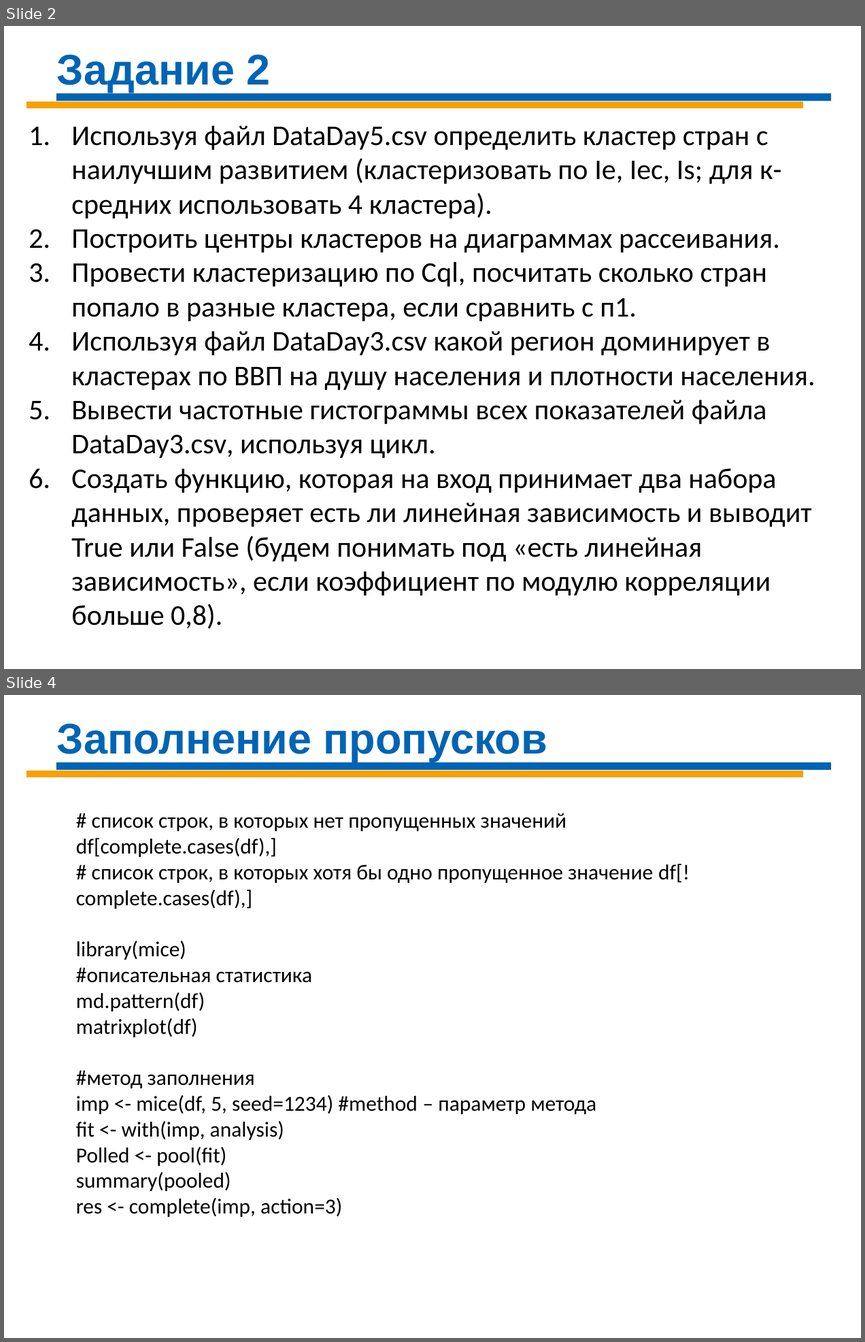
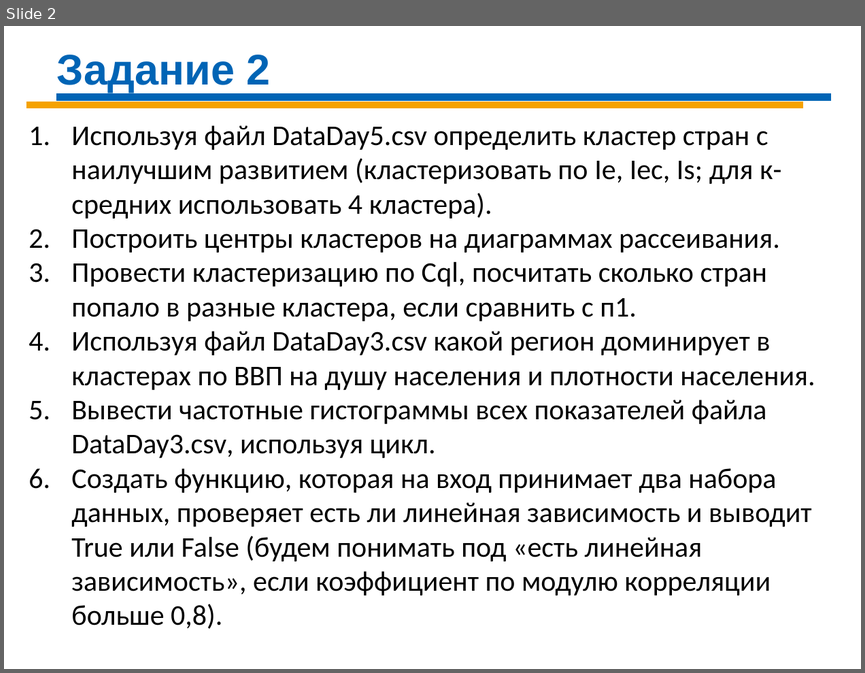
Before and after one commit to Demolis/Infopulse, a slide deck: Tue-Thr/DS-Day-08 R.pptx. Shown one above the other, each under a label of ours: slides 2 and 4 before the commit, slide 2 after it; the slides between them are not shown. The pictures are 865x1342 and 865x673 pixels, drawn with LibreOffice and Linux fonts; fonts in the diff are those of the drawing. Boxes give left, top, right and bottom in pixels: in the first picture for what was removed or moved away, otherwise in the second. Text is boxed around its words. In the diff, an @@ line names an element or a change of style, - is before the commit and + after.

```diff
--- a/Tue-Thr/DS-Day-08 R.pptx
+++ b/Tue-Thr/DS-Day-08 R.pptx
@@ slide 4 removed at box(4, 695, 861, 1338), background #FFFFFF @@
@@ text removed at box(57, 724, 547, 762) @@
-Заполнение пропусков
@@ line removed from (26, 774) to (802, 774) @@
@@ line removed from (56, 766) to (831, 766) @@
@@ text removed at box(76, 813, 689, 1217) @@
-# список строк, в которых нет пропущенных значений
-df[complete.cases(df),]
-# список строк, в которых хотя бы одно пропущенное значение df[!complete.cases(df),]
-library(mice)
-#описательная статистика
-md.pattern(df)
-matrixplot(df)
-#метод заполнения
-imp <- mice(df, 5, seed=1234) #method – параметр метода
-fit <- with(imp, analysis)
-Polled <- pool(fit)
-summary(pooled)
-res <- complete(imp, action=3)
```
Also in this commit, not shown: 2 other slides removed, 1 other file.
